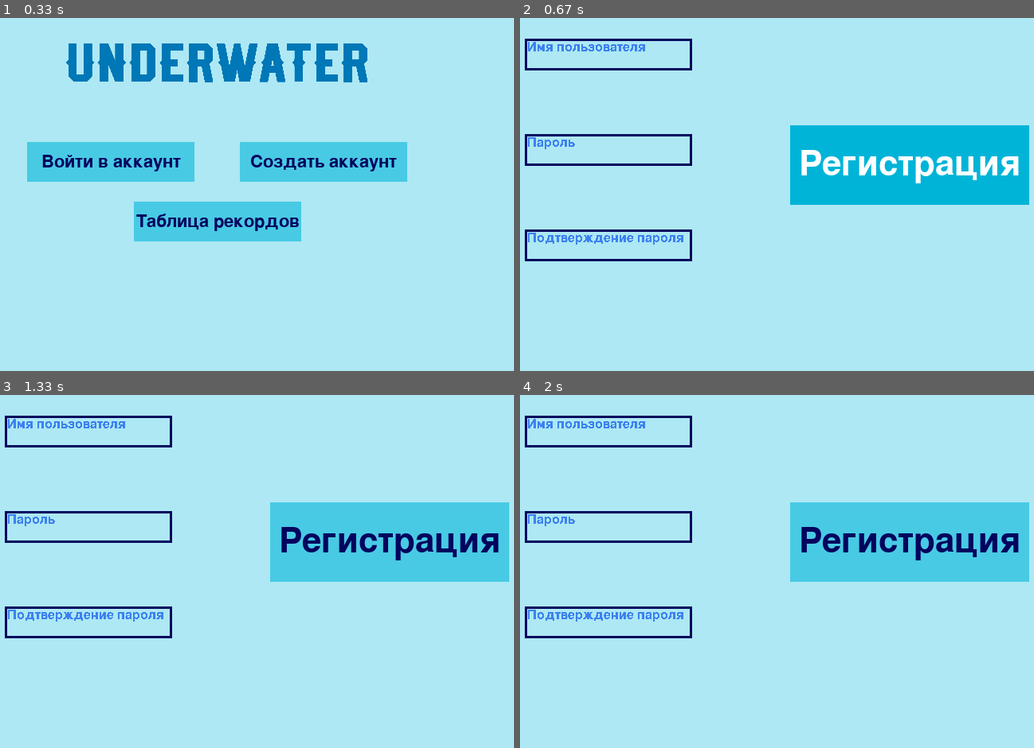
Above: before the commit, frames 1-4 (two rows, left to right).
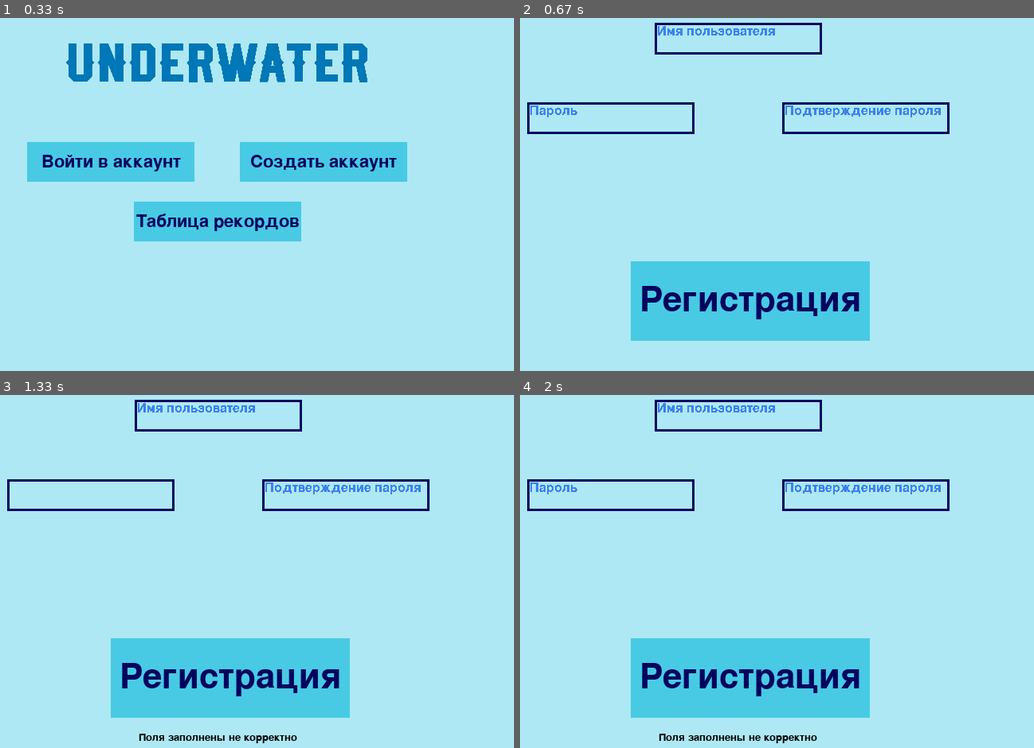
Above: after the commit, the same moments.

Repository: RaZe31-cs/pygameYandex
Game: pygame game, started from start_window.py
Two runs of this game, one before a commit and one after it. Both use one fixed random seed, a clock stepped at 60 frames per second and the inputs below.
Inputs (mouse positions are in pixels of both pictures, inside the frame that each line leads up to):
- Up to frame 1 (0.33 s): no input
- Up to frame 2 (0.67 s): click "Создать аккаунт" at 0.38 s
- Up to frame 3 (1.33 s): click (277, 663) at 0.72 s; click (20, 486) at 1.05 s
- Up to frame 4 (2 s): click (972, 726) at 1.38 s

Frame 1 is identical in both runs. In frame 2, 25% of the frame differs, in the area x 0-100%, y 1-92%; in frame 3, 25%; in frame 4, 26%, in the area x 0-100%, y 1-99%.

Commit message:
Реализовано окно регистрации

Diff:
--- a/start_window.py
+++ b/start_window.py
@@ -1,9 +1,21 @@
+import hashlib
 import os.path
 import sqlite3
 
 import pygame
 
 con = sqlite3.connect(os.path.join('data', 'UnderWater.sqlite'))
+
+cur = con.cursor()
+
+SECRET_WORD = 'соль'
+
+
+def hash_password(password):
+    if hash:
+        return hashlib.md5(password.encode()).hexdigest()
+
+
 class InputLine:
     def __init__(self, x: int, y: int, width: int, height: int, text_bg: str, password=False):
         self.rect = pygame.rect.Rect(x, y, width, height)
@@ -159,17 +171,20 @@
 
         inp_width, inp_height = 210, 40
 
-        inp_user_name_x, inp_user_name_y = self.size[0] / 6, self.size[1] / 10 * 2
-        inp_password_x, inp_password_y = self.size[0] / 6, self.size[1] / 10 * 4
-        inp_proof_password_x, inp_proof_password_y = self.size[0] / 6, self.size[1] / 10 * 6
+        inp_user_name_x, inp_user_name_y = self.size[0] / 10 * 3.7, self.size[1] / 6
+        inp_password_x, inp_password_y = self.size[0] / 10 * 1.7, self.size[1] / 6 * 2
+        inp_proof_password_x, inp_proof_password_y = self.size[0] / 10 * 5.7, self.size[1] / 6 * 2
 
         self.user_name = InputLine(inp_user_name_x, inp_user_name_y, inp_width, inp_height, 'Имя пользователя')
         self.password = InputLine(inp_password_x, inp_password_y, inp_width, inp_height, 'Пароль', password=True)
         self.proof_password = InputLine(inp_proof_password_x, inp_proof_password_y, inp_width, inp_height,
                                         'Подтверждение пароля', password=True)
 
+        self.error_text_rect = pygame.rect.Rect(0, self.screen.get_height() / 6 * 5, self.size[0],
+                                                self.screen.get_height() / 12)
+
         btn_width, btn_height = 300, 100
-        btn_x, btn_y = self.size[0] / 6 * 3.5, self.size[1] / 6 * 2.3
+        btn_x, btn_y = self.size[0] / 6 * 2, self.size[1] / 6 * 4
         normal_bg, hovered_bg = '#48cae4', '#00b4d8'
         normal_text, hovered_text = '#03045e', '#ffffff'
 
@@ -177,6 +192,8 @@
                               normal_text, hovered_text)
 
         self.inp_group = (self.user_name, self.password, self.proof_password)
+
+        self.font = pygame.font.Font(None, 20)
 
     def draw(self):
         for i in self.inp_group:
@@ -187,33 +204,67 @@
         username = self.user_name.user_input
         password = self.password.user_input
         proof_password = self.proof_password.user_input
+        text = ''
         if username == '' or password == '' or proof_password == '':
             """
             Вывод текста "Поля заполнены не корректно"
             """
+            text = 'Поля заполнены не корректно'
         elif password != proof_password:
             """
             Вывод текста "Не совпадают пароли"
             """
+            text = "Не совпадают пароли"
         elif len(username) < 4:
             """
             Вывод текста "Имя слишком короткое, минимум 4 символа"
             """
+            text = "Имя слишком короткое, минимум 4 символа"
         elif len(password) < 8:
             """
             Вывод текста "Пароль слишком короткий, минимум 8 символов"
             """
+            text = "Пароль слишком короткий, минимум 8 символов"
         else:
-            self.add_bd(username, password, proof_password)
-
-    def add_bd(self, username, password, proof_password):
-        print(username, password, proof_password)
+            if self.add_bd(username, password):
+                return True
+            return False
+        if text != '':
+            text_on_screen = self.font.render(text, True, 'black')
+            text_rect = text_on_screen.get_rect(center=self.error_text_rect.center)
+            self.screen.blit(text_on_screen, text_rect)
+
+    def add_bd(self, username, password):
+        password = hash_password(password + SECRET_WORD)
+        try:
+            cur.execute("""
+            INSERT INTO Players(username, password) VALUES(?, ?)
+            """, (username, password))
+            con.commit()
+            return True
+        except Exception as e:
+            """
+            Вывод текста "Такое имя пользователя существует"
+            """
+            text = "Такое имя пользователя существует"
+            text_on_screen = self.font.render(text, True, 'black')
+            text_rect = text_on_screen.get_rect(center=self.error_text_rect.center)
+            self.screen.blit(text_on_screen, text_rect)
+            return False
 
 
 class RecordsWindow(BaseWindow):
     def __init__(self):
         super().__init__()
         pygame.display.set_caption('Рекорды')
+
+    def draw(self):
+        pass
+
+
+class LevelMenu(BaseWindow):
+    def __init__(self):
+        super().__init__()
 
     def draw(self):
         pass
@@ -238,7 +289,9 @@
                         current_window = RecordsWindow()
                 elif isinstance(current_window, RegistrationWindow):
                     if current_window.btn_reg.is_clicked():
-                        current_window.reg()
+                        if current_window.reg():
+                            current_window = LevelMenu()
+                            break
                     for input_line in current_window.inp_group:
                         if input_line.is_clicked():
                             input_line.enter = True
Binary file changed: data/UnderWater.sqlite
